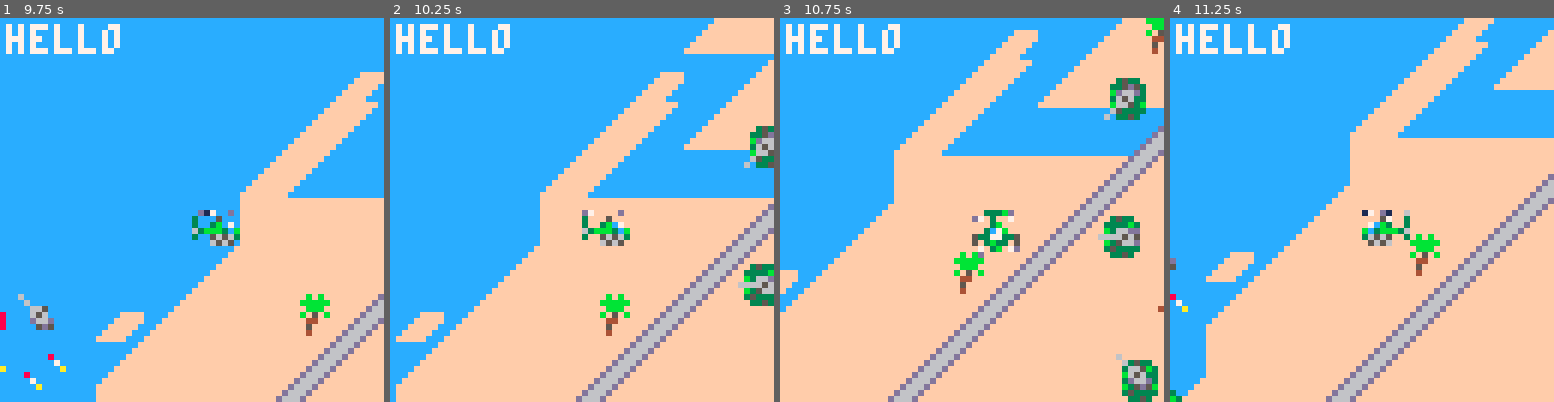
Above: before the commit, frames 1-4 (left to right).
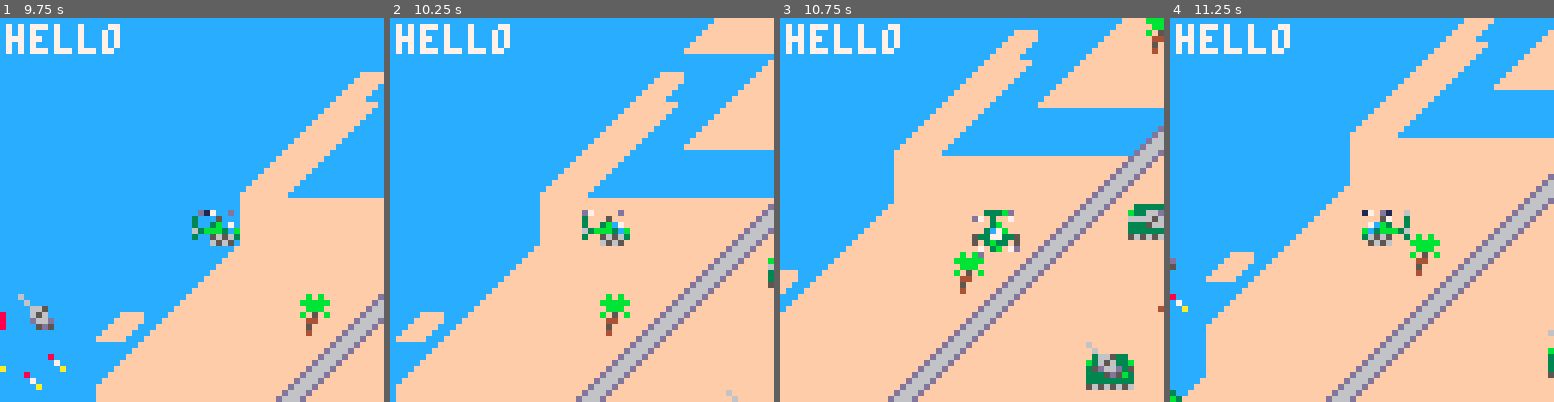
Above: after the commit, the same moments.

Repository: gorebang/64jam
Game: PICO-8 cartridge 64jam.p8
The game is run twice, just before and just after one commit, with the same random seed, the same clock (stepped at 60 frames per second) and the same inputs.
Inputs:
- Up to frame 1 (9.75 s): tap X (X key) at 0.33, 0.7, 1.43, 2.58, 3.1, 3.62, 4.13, 4.65, 5.17, 5.68, 6.2, 6.72, 7.23, 7.75, 8.27, 8.78, 9.3 s; tap O (Z key) at 1.07, 1.8, 2.43, 3.07, 3.7, 4.33, 4.97, 5.6, 6.23, 6.87, 7.5, 8.13, 8.77, 9.4 s; hold Right 2.33-3.33 s; hold Right 3.38-4.22 s; hold Up 4.27-4.67 s; hold Right 4.72-5.72 s; hold Down 5.77-6.1 s; hold Left 6.15-6.98 s; hold Right 7.03-8.03 s; hold Right 8.08-8.92 s; hold Up 8.97-9.37 s; hold Right from 9.42 s (still down)
- Up to frame 2 (10.25 s): keep holding Right; tap X (X key) at 9.82 s; tap O (Z key) at 10.03 s
- Up to frame 3 (10.75 s): tap X (X key) at 10.33 s; release Right at 10.42 s; hold Down from 10.47 s (still down); tap O (Z key) at 10.67 s
- Up to frame 4 (11.25 s): release Down at 10.8 s; tap X (X key) at 10.85 s; hold Left from 10.85 s (still down)

Frame 1 is identical in both runs. In frame 2, 1.6% of the frame differs, in the area x 87-100%, y 28-100%; in frame 3, 4.4%, in the area x 79-100%, y 15-100%; in frame 4, 0.1%.

Commit message:
More level art

Diff:
--- a/64jam.p8
+++ b/64jam.p8
@@ -69,7 +69,6 @@
 
 
 function spawn_random_tank(x, y, r)
--- todo: bug -- still a bug where some non dirt tiles get tanks
  i = x / 8
  j = y / 8
 
@@ -85,7 +84,7 @@
 if isdirt then
 
  for e in all(ents) do
-  if e.x == i * 8 then return false end
+  if e.x == i * 8 then return false end --todo: make this check an area instead to spread tanks out
   if e.y == j * 8 then return false end
  end
  spawn_tank(i * 8, j * 8)
@@ -97,6 +96,7 @@
 
 -- r - radius
 function spawn_random_tanks(x, y, r, n)
+	-- in progress
 	local count = 0
 	for i = 1, n*2 do
 		if spawn_random_tank(x, y, r) then
@@ -111,7 +111,7 @@
 function spawn_tank(x, y)
 	local tank = spawn_ent(ent_tank, x, y, 12)
 	tank.ti = ti_tank
-	tank.dir = 12
+	tank.dir = 3
 	tank.turret_ti = ti_turret
 	tank.turret_dir = 12
 	tank.health = 400
@@ -157,7 +157,7 @@
 				local tank = spawn_tank(i*8,j*8)
            mset(i, j, 9)
 				--printh('spawned tank in init_map')
-         spawn_random_tanks(i * 8,j * 8,  6, rnd(4) + 2)
+         spawn_random_tanks(i * 8,j * 8,  6, rnd(2) + 2)
 			end
 		end
 	end
@@ -789,164 +789,164 @@
 0000000000000000000000000000000000000000000000000000000000000000000000000000000000000000000000000000000000000000000000000000000000000000000000000000000000000000000000000000000000000000000000000000000000000000000000000000000000000000000000000000000000000000
 __map__
 0a0a0a0a0a0a0a0a0a0a0a0a0a0a0a0a0a0a0a0a0a0a0a0a0a2e09090909093e0a0a0a0a0a0a0a0a2e09090909090909093e0a2e09093e0a0a0a0a0a0a0a0a0a0a093e0a0a0a0a0a0a0a0a0a0a0a0a0a0a0a0a0a0a0a0a0a0a0a0a0a0a0a0a0a2f0a0a0a0a0a0a0a0a0a0a0a0a0a0a0a0a0a0a0a0a0a0a0a0a0a0a0a0a0a0a0a
-0a0a0a0a0a2e09090f09090909090909090909090f2d0a0a0a0a0a2e090f090909090909090909090909090909090909090909090909093e0a0a0a2e09093e0a2e0909093e0a0a0a0a0a0a0a0a0a0a0a0a0a0a0a0a0a0a0a0a0a0a0a0a0a2e09092d0a2e0909093e0a0a2f0a0a0a0a0a0a2e090909090909090909093e0a0a0a
-0a0a0a0a2e0f0909090909090909090909090f092d2e09092d0a2e09090909090909090909090909090909090909090909090909090909090a0a2e090909090909090909093e0a0a0a0a0a0a0a0a0a0a0a0a0a0a0a0a0a0a0a0a0a2e0909090909093e09090909090909093e2e090909090909090909090909090909093e0a0a
-0a0a0a0a0909090909090909090909092d0a0a0a2e09090909090909090909090909090909090909090909090909090909090909090909090a0a3d09090909090909090909090909093e0a0a0a0a0a0a0a0a0a0a0a0a0a0a2e0909090909090909090909090909090909090909090b0909090909090909090909090909090a0a
-0a0a2f2e090909090909090909090909090909090909090909090909090909090909090909090909090909090909090909090909090909093e2f2e0909090909090909090909090909093e0a0a0a0a0a0a0a0a0a0a0a0a2e0909090909090909090204131313131313131301050d281b09090909090909090909090909093e0a
-0a2e09090f0909090909091a1a1a1a1a1a090909090909090909090909090909090909090909090909090909090909090909090909090909090909090909090909090909090909090909093e0a0a0a0a0a0a0a0a0a0a2e090909090909090909020309090d1b0d1b090902031c1d1d1e1e1e1e1e1e1e1e1e1e1e1e1e281b090a
-0a0909090909090909091a09090909091a1a1a0909090909090909090909090909090909090909090909090909090909090909090909090909090909090909090909090909090909090909093e0a0a0a0a0a0a0a2e09090909090909090909020309090d0e0d0e09090912131313131313131313130105090909090d0e09090a
-0a3d090909090909091a09090909090909091a1a1a1a1a1a1a09090909090909090909090909090909090909090909090909090909090909090909090909090909090909097f090909090909093e0a0a0a0a0a0a09090909090909090909020309090d0e0d0e090b0909090909090909090909090203090909090d0e09092d0a
-0a0a3d09090909091a1a09090909090909090909090909091a1a090909090909090909090909090909090909090909090909090909090909090909090909090909090909090909090909090909090a0a0a0a0a2e0909097f0909090909020309090d0e0d0e090b09090b0b0b0909097f0909090203090909090d0e0909090a0a
-0a0a0a3d090909091a090909090909090909090909090909091a1a1a09090909090909090909090909090909090909090909090909090909090909090909090909090909090909090909090909090a0a0a0a0a090909090909090909020309090d0e0d0e090909090d1e1e281b0b090b09261314097f09090d0e090909093e0a
-0a0a0a2e0909091a090909090909090909090909090909090909091a09090909090909090909090909090909090909090909090909090909090909090909090909090909090909090909090909090a0a0a0a0a0909090909090909020309090d0e0d0e090b09090d0e0b0d1d1e1e1e281e1e1e1e1e1e1e280e0909090909090a
-0a0a0a090909091a1a1a1a1a0909090909090909090909090909091a09090909090909090909090909090909090909090909090909090909090909090909090909090909090909090909090909090a0a0a0a0a09090909090909020309090d0e0d0e090b09091c1d1e1e0e0909090d0e0105090909090d0e090909090809093e
-0a0a0a090909091a1a0909090909090909090909090909090909091a09090909090909090909090909090909090909090909090909090909090909090909090909090909090909090909090909090a0a0a0a0a090909090909020309091c0e1c0e0909090909090909090909260c0e0203090909091c1d1e1e1e1e1e281b3909
-0a0a0a0909091a1a09090909090909090909090909090909090909091a0909090909090909090909090909090909090909090909090909090909090909090909090909090909090909090909092d0a0a0a0a0a090909090909121313131313131313131313131313130105160d0e0203090909090f0909090909260c0e09092d
-0a0a0a091a1a091a09090909090909090909090909090909090909091a1a09090909090909090909090909090909090909090909090909090909090909090909090909090909090909090909090a0a0a0a0a0a3d09090909090909090909090909090909090909090203160d0e0203090809090d1e1e1e1e1e1e1e0e0909090a
-0a0a0a091a09091a1a09090909090909090909090909090909090909091a09090909090909090909090909090909090909090909090909090909090909090909090909090909090909090909090a0a0a0a0a0a0a090909090809090b0b0b0b0b0b0b080b0909090203160d0e0203090909090d0e0f090909090909090909090a
-0a0a0a091a0909091a1a090909090909090909090909090909090909091a09090909090909090909090909090909090909090909090909090909090909090909090909090909090909090909090a0a0a0a0a0a0a3d09090909090d1d1d1d1d1d1d1d281d09090203160d0e0203090909090d0e0909090909090909090909090a
-0a0a0a091a090909091a1a0909090909090909090909090909090909091a090909090909090909090909090909090909091a0909090909090909090909090909090909090909090909090909090a0a0a0a0a0a0a0a090909090d0e09090b09090b0d0e09090203160d0e0203090909090d0e0f0909090909090909090909090a
-0a0a2e091a1a090909091a1a09090909090909090909090909090909091a09090909090909090909090909090909090909090909090909090909090909090909090909090909090909090909090a0a0a0a0a0a0a0a0908090d0e0b090b090b0f0d0e09090203160d0e0203090909090d0e09090909090909090909090909090a
-0a2e0909091a09090909091a09090909090909090909090909090909091a09090909090909090909090909090909090909090909090909090909090909090909090909090909090909090909090a0a0a0a0a0a0a0a09090d0e0b0b0b0b0b0b0d0e0b090203161c0e0203090909090d0e0f09090909090909090909090909093e
-0a090909091a09090909091a090909090909090909090909090909091a1a0909090909090909090909090909090909090909090909090909090909090d1e1e1e1e1e1e1e281b090909090d1e3b2c2c2c2c2c2c2c2c1e1e1d1e1d1d1d1d1d1d1d280e0f121313131314090909090d0e09090909090909097f0909090909090909
-0a09090909091a09090909091a09090909090909090909090909091a1a0909090909091e1e1e1e1e1e1e1e1e281b090909090909090909090909090d0e0909090909090d0e0b0b0b260c0e090a0a0a0a0a0a0a0a0a090909090908090909090d0e090909091f0909090909090d0e0f090909090909090909090909090909092d
-0a0909090909091a090909091a1a090909090909090909091a1a1a0909090909091a1a09090909090909090d0e090909090909090909090909090d0e0909090909091c1d1e1e1e1e1e0e09090a0a0a0a0a0a0a0a0a3d09090908080808081c1d1e1e1e1e1e1e1e1e1e1e1e280e0909090909090909090909090909090909090a
-0a0909090909091a09090909091a1a090909090909091a1a090909090909091a090909090909090909090d0e090909090909090909090909090d0e09090909090909090909090909090909090a0a0a0a0a0a0a0a0a0a3d090808080808080809090909090809090909090d0e0f09090909090909090909090909090909092d0a
-0a0909090909091a1a0909090909091a1a090909091a1a09090909091a0909090909090909090909091c1d281e1e1e1e1e1e1e1e1e1e1e1e1e0e0909090909090909090909090909090909090a0a0a0a0a0a0a0a2e09090908080808080808090909090909090909090d0e0909090909090909090909090909090909092d0a0a
-0a3d0909090909091a09090909090909091a1a1a1a090909091a091a09090909090909090909090909090d0e09090909090909090909090909090909090909090909090909090909090909090a0a0a0a0a0a0a2e2d0a2e09080808080809090909090909090909090d0e0f0909090909080909090909090909090909090a0a0a
-0a0a0909090909091a1a1a1a0909091a1a091a1a091a1a1a1a090909090909090909090909090909090d0e0909090909090909090909090909090909090909090909090909090909090909090a0a0a0a0a0a0a0a0a2e09090808080909090909090909090909090d0e09090909090909090909090909090909090909090a0a0a
-0a2e0909090909090909091a1a1a1a1a0909091a1a090909090909090909090909090909090909090d0e0909090909090909090909090909090909090909090909090909090909090909092d0a0a0a0a0a0a0a0a0a090909090909091f7f0909091f090909090d0e0f09090809090909090909090909090909090909090a0a0a
-0a09090909090909090909090909091a1a090909090909090909090909090909090909090909090d0e090909090909090909090909090909090909090909090909090909090909090909090a0a0a0a0a0a0a0a0a0a090809090909090909090909090909090d0e0909090909090909090909090909090b0d1e281b09090a0a0a
-0a3d0909090909090909090909091a1a090909090909090909090909090909090909090909090d0e09090909090909090909090909090909090909090909090909090909090909090909090a0a0a0a0a0a0a0a0a0a0909090909090909090909090909090d0e0f090f090f090f090f090f090f090d281e0e0d0e0909090a0a0a
-0a0a2e090909090909090909091a09090909090909090909090909090909090909090909091c1d1e1e1e1e1e1e1e1e1e1e281b0909090909090909090909090909090909090909090909090a0a0a0a0a0a0a0a0a0a3d090909090909090909090909091c1d1e1e1e1e1e1e1e1e1e1e1e1e1e1e281d1d1e280e0909092d0a0a0a
-0a2e090909090909090909091a09090909090909090909090909090909090909090909090909090909090909090909090d0e090909090909090909097f09090909090909090909090909090a0a0a0a0a0a0a0a0a0a0a3d0909090909090909090909090909090909090909090909090909090c0e0f091c0e090909090a0a0a0a
-…(130 lines of a section not shown)…
+0a0a0a0a0a2e09090f0f0f0f0f090f09090f09090f2d0a0a0a0a0a2e090f09090909090909090f0f0f0f0f0f09090f0f0f0909090909093e0a0a0a2e09093e0a2e0909093e0a0a0a0a0a0a0a0a0a0a0a0a0a0a0a0a0a0a0a0a0a0a0a0a0a2e09092d0a2e0909093e0a0a2f0a0a0a0a0a0a2e09090909090f090909093e0a0a0a
+0a0a0a0a2e0f0f0f0f0f0f0f0909090f09090f092d2e0f092d0a2e090909090909090f09090f090f090f090f0f0909090f090909090f09090a0a2e0909090909090f0909093e0a0a0a0a0a0a0a0a0a0a0a0a0a0a0a0a0a0a0a0a0a2e0909090f09093e0909090f090909093e2e090909090909090909090909090f09093e0a0a
+0a0a0a0a0f0f0f0f0f0f09090f0909092d0a0a0a2e090909090909090f0f090909090909090f09090f0f0f0f39090f0909090909090909090a0a3d09090909090909090909090f09093e0a0a0a0a0a0a0a0a0a0a0a0a0a0a2e0909090909090909090909090909090909090909090b09090f09090f0909090909090909090a0a
+0a0a2f2e0f0f0f0f0f0f09090909090f0909090909090f0f0f0f0f0f0f0f090909090909090909090f0f0f090909090909090909090909093e2f2e09090f090909090909090f0f0909093e0a0a0a0a0a0a0a0a0a0a0a0a2e0909090909090909090204131313131313131301050d281b09090909090909090f09090909093e0a
+0a2e09160f0f0f0f0f3902041313131301050f09090f0f090f0f0f0f090909090909090f0909090f090909090909090f0f09090f09090909090909090909090909090909090909090909093e0a0a0a0a0a0a0a0a0a0a2e09090f09090909090f020309290d1b0d1b090902031c1d1d1e1e1e1e1e1e1e1e1e1e1e1e1e281b090a
+0a09090f0f0f0f390f020329090909091213010509090f0909090f0f090909090909090f0f0f0f09090909090f090909090909090909090909090909090909090909090909090909090909093e0a0a0a0a0a0a0a2e090909090f0909090909020309290d0e0d0e09090912131313131313131313130105090909090d0e09090a
+0a3d080f0f0f0909020329090909090909091213131313130105090f090f09090f0f0f0f0f0f0f0f0f0909090f09090f09090909090909090f0909090909080909090909097f090909090909093e0a0a0a0a0a0a09090909090909090909020309290d0e0d0e090b0909090909090909090909090203090909090d0e09092d0a
+0a0a3d0f0909090203290909090909090d1b09090909090912130105090909090f0f09090f0f390909090f090909090909090909090909090f0909090909090909090909090909090909090909090a0a0a0a0a2e090f097f09090f0909020309290d0e0d0e090b09090b0b0b090909090909090203090909090d0e09090f0a0a
+0a0a0a3d09090203290909090909090d0e02041301050909090203090909090909090909090f0f09090f0f090f09090909090909090909090909090f0909090909090909090909090909090f0f0f0a0a0a0a0a090909090909090909020309290d0e0d0e090909090d1e1e281b0b090b09261314090909090d0e0f090f393e0a
+0a0a0a2e0f0203290909090909090d0e02030802030909090b1213131313131313010509090f0f0f0f0f0909090909090f0f09090909090f0909090909090909090909090f090909090f0f0f0f090a0a0a0a0a0909090909090909020309290d0e0d0e090b09090d0e0b0d1d1e1e1e281e1e1e1e1e1e1e280e0909090909090a
+0a0a0a090203290909090909090d0e09121313140909090b0d282828281e281b020309090f0f0f090f090909090909090909090909090909090909090909090909090909090909090909090f09090a0a0a0a0a09090909090909020309290d0e0d0e090b09091c1d1e1e0e0909090d0e0105090909090d0e090909090809093e
+0a0a0a0203290909090909090d0e02041301050909090b0d2a1d2a1d0e0d0e02030909090f0f0f0f0f0f09090909090909090909090909090909090909090909090909090909090909090f0f09090a0a0a0a0a09090f090909020309091c0e1c0e0909090909090909090909260c0e0203090909091c1d1e1e1e1e1e281b3909
+0a0a0a12131313010509090d0e02030802030909090b0d0e0d1b0d1b0d0e020309090f09090909090f0f0909090f0909090909090909090909090909090909090909090909080909090f0f09092d0a0a0a0a0a090909090909121313131313131313131313131313130105160d0e0203090909090f0909090909260c0e09092d
+0a0a0a09090f020309090d0e09121313140909090b0d0e0d0e0d0e0d0e020309090909090909090909090909090909090909090909090909090809090909090909090f090909090909090909090a0a0a0a0a0a3d0909090f090909090909090909090909090909090203160d0e0203090809090d1e1e1e1e1e1e1e0e090f0f0a
+0a0a0a090f020309091c1d1e1e1e1e1e1e281b0b0d0e0d0e0d0e0d0e02030909090909090909090909090909090909090909090909090909090909090909090909090909090909090909090f090a0a0a0a0a0a0a090909090809090b0b0b0b0b0b0b080b0909090203160d0e0203090909090d0e0f090909090909090f0f0f0a
+0a0a0a090203090909090909090909090d0e0b0d0e0d0e0d0e0d0e0912131313131313130105090909090909090909090809090909090909090909090909090909090909090909090f0f0909090a0a0a0a0a0a0a3d09090909090d1e1e1e1e1e1e1e281b09090203160d0e0203090909090d0e0909097f0909090909090f090a
+0a0a0a0912131313131313130105090d0e0b0d0e0d0e0d0e0d0e0b090b090b090b09090203090909090909090909090909090909090909090909090909090909097f090909090f0f0f090909090a0a0a0a0a0a0a0a090909090d0e0f2d2e2d2e0f0d0e09090203160d0e0203090909090d0e0f090909090909090f090909090a
+0a0a2e090f09090f090f090203091c1d1e1e1d1e1d1e1d1e1d1e1e1e1e1e1e281b0902030909090909097f09090909090909090909090909090909090909090909090909090f0f09090909090f0a0a0a0a0a0a0a0a0908090d0e0f090909090f0d0e09090203160d0e0203090909090d0e090909090f0909090909090909090a
+0a2e090f0f0f0f0f0f0902030909160909091609090909090909090909090d0e0902030909090909090909090909090909090909090909090909090909090909090909090909090909090909090a0a0a0a0a0a0a0a09090d0e0b0b0b0b0b0b0d0e0b090203161c0e0203090909090d0e0f090909090909090909090f0909093e
+0a090f0f0f0f0f0f0902030909160909091609090909090909090909090d0e09091213090909090909090909090909090909090909090908090909090d1e1e1e1e1e1e1e281b090909090d1e3b2c2c2c2c2c2c2c2c1e1e1d1e1e1e1e1e1e1e1d281b0f121313131314090909090d0e09090909090909097f09090f0909090909
+0a0f0f0f0f0f0f0902030909160909091609090809090909090909091c1d1e1e1e1e1e1e1e1e1e1e1e1e1e1e281b090909090909090909090909090d0e090f0f0f09090d0e0b0b0b260c0e090a0a0a0a0a0a0a0a0a090909090809090909090d0e090909091f0909090909090d0e0f09090909090909090909090f090909092d
+0a090f0f0f090f0203090916090909160909090909097f09090909090909090204130909090909080909090d0e090909090909090909090909090d0e090f0f0909091c1d1e1e1e1e1e0e09090a0a0a0a0a0a0a0a0a3d09090909090909091c1d1e1e1e1e1e1e1e1e1e1e1e280e09090909090909090909090909080909090f0a
+0a09090f0f090203090916090909160909090909090909090909090909090203090909090909090909260c0e090809090909090909090909090d0e090f09097f0909090909090909090909090a0a0a0a0a0a0a0a0a0a3d090909090909090809090909090809090909090d0e0f090909090909090f0908090909090909092d0a
+0a090909090203090916090909160909090909090909090909090909090203090909090909090909091c1d281e1e1e1e1e1e1e1e1e1e1e1e1e0e090909090909090909090909090f0f0909090a0a0a0a0a0a0a0a2e09090909090909090909090909090909090909090d0e0909090909090909090909090909090909092d0a0a
+0a3d0f09020309091609090916090909090909090909090909090909020309090f090909080909090f090d0e090909090909090909090909090909090909090909090909090f0f09090909090a0a0a0a0a0a0a2e2d0a2e09090909090909090909090909090909090d0e0f0909090909080909090909090909090909090a0a0a
+0a0a0902030909160909091609090909090909090909090909080902030909090909090909090909090d0e09090909090f0f0f0f0f0f0f090909090909090909090f090f090f0909090909090a0a0a0a0a0a0a0a0a2e09090809080909090909090908090909090d0e090909090909090909090909090909090f0909090a0a0a
+0a2e09121313131313131313130105090204131313131313131313140909090809090909090909090d0e0909090909090f090f0f09090f0f0f0f09090909090909090909090909090909092d0a0a0a0a0a0a0a0a0a090909090909091f7f0909091f090909090d0e0f09090809090f09090909090909090909090909090a0a0a
+0a090f09090909090909090902030902030909090909090909090909090909090909090f0909090d0e09090908090909090909090f09090909090f090909090909090909090909090909090a0a0a0a0a0a0a0a0a0a090809090909090909090909090909090d0e0909090909090909090909090909090b0d1e281b09090a0a0a
+0a3d09090909090909090902030902030909090f0f090909090909090f0909090909090909090d0e09090909090909090909090909090909090909090909090909090909090909090f09090a0a0a0a0a0a0a0a0a0a0909090909090909090909090909090d0e0f090f090f090f090f090f090f290d281e0e0d0e0909090a0a0a
+0a0a2e0909090909090902030902030909090f0f0f0f0f0f090f0f0f0f0f090909090909091c1d1e1e1e1e1e1e1e1e1e1e281b09090909090909090909090909090909090909090f0f09090a0a0a0a0a0a0a0a0a0a3d090909090909090909090909091c1d1e1e1e1e1e1e1e1e1e1e1e1e1e1e281d1d1e280e090f092d0a0a0a
+0a2e090909090909090203090203090909090f090f0f0f0f0f0f0f09090f090909090f090f09090909090909090909090d0e090f0f0f0f09090909097f0909090909090f0f0f0f0f0909090a0a0a0a0a0a0a0a0a0a0a3d0909090909090909090909090909090909090909090909090909090c0e0f091c0e090909090a0a0a0a
+…(130 lines of a section not shown)…
Not shown, changed: 49 lines of the sprite sheet (__gfx__) section of 64jam.p8
